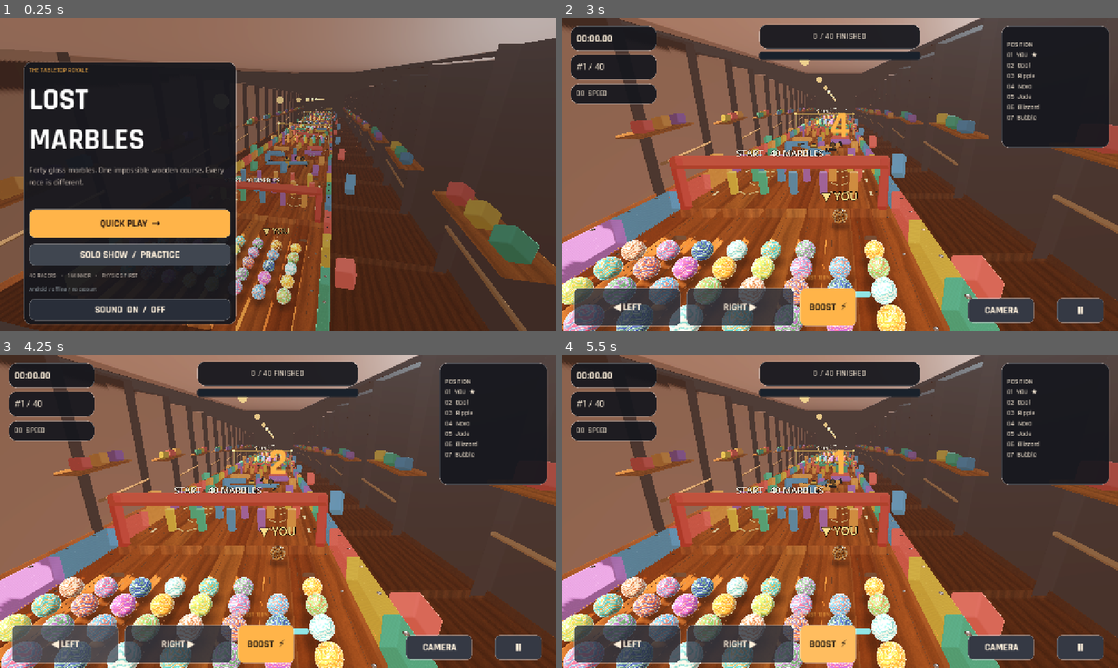
Above: before the commit, frames 1-4 (two rows, left to right).
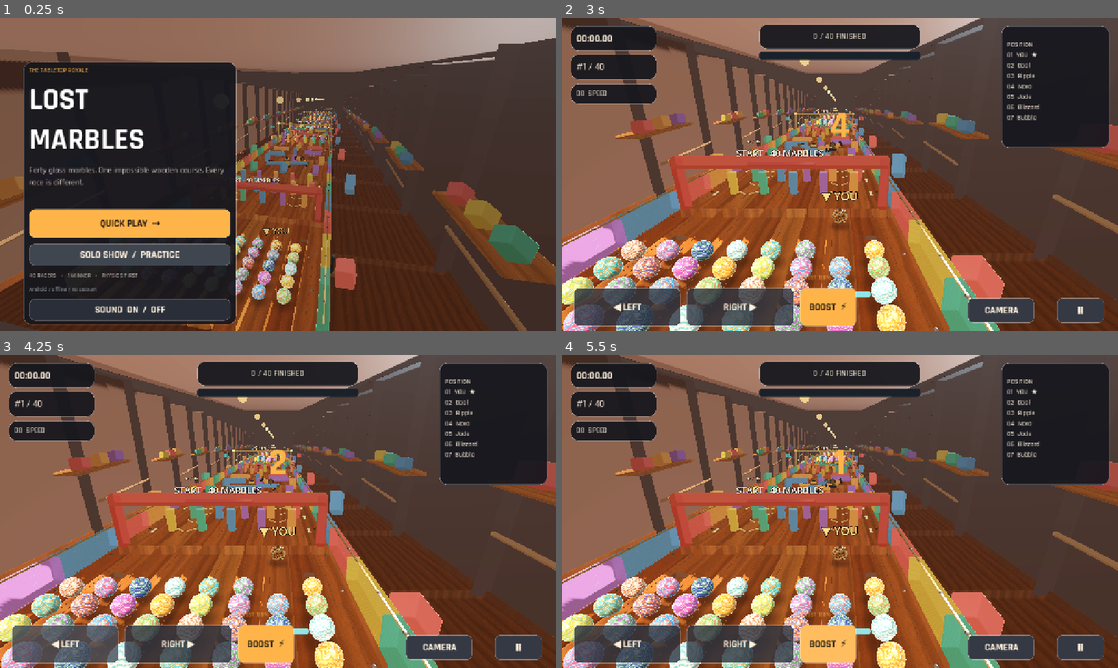
Above: after the commit, the same moments.

Repository: dbrckk/Marble-race-
Game: Godot game, scene res://scenes/main.tscn
The game is run twice, just before and just after one commit, with the same random seed, the same clock (stepped at 60 frames per second) and the same inputs.
Inputs:
- Up to frame 1 (0.25 s): no input
- Up to frame 2 (3 s): click "QUICK PLAY →" at 0.5 s; click "HEAD START JUMP THE GUN" at 1.25 s; click "HEAD START JUMP THE GUN" at 2 s; click "START RACE →" at 2.75 s
- Up to frame 3 (4.25 s): click "◀ LEFT" at 3.5 s
- Up to frame 4 (5.5 s): click "RIGHT ▶" at 4.25 s; click "BOOST ⚡" at 5 s

The runs differ from the first frame. In frame 1, 0.2% of the frame differs, in the area x 42-61%, y 29-98%; in frame 2, 0.7%; in frame 3, 0.7%; in frame 4, 0.7%, in the area x 0-78%, y 29-100%.

Commit message:
v0.7: cinematic marble reflections, brass rails, modular wood bracing and animated race flags

Diff:
--- /dev/null
+++ b/scripts/course_dressing.gd
@@ -0,0 +1,138 @@
+extends Node3D
+## Offline-designed dressing layer for v0.7. Everything here is decorative: no colliders.
+## Shared material/MultiMesh reduces draw calls on low-power GLES Android devices.
+
+const FLAG_SHADER = preload("res://shaders/race_flag.gdshader")
+const SLOPE := 0.085
+const SEGMENTS := 18
+const LEN := 12.0
+const COLORS := [Color("#d95b55"),Color("#f1bc5c"),Color("#59b6ab"),Color("#8299cf")]
+var _gold: StandardMaterial3D
+var _dark: StandardMaterial3D
+var _wood: StandardMaterial3D
+var _flag_materials: Array[ShaderMaterial] = []
+
+func _ready() -> void:
+    _gold = _material(Color("#d4a86a"),0.26,0.65)
+    _dark = _material(Color("#393b3c"),0.43,0.38)
+    _wood = _material(Color("#7a5238"),0.68,0.0)
+    _rail_accents()
+    _modular_bracing()
+    _flags_and_plates()
+
+func _material(color: Color, roughness: float, metallic: float) -> StandardMaterial3D:
+    var m := StandardMaterial3D.new()
+    m.albedo_color = color
+    m.roughness = roughness
+    m.metallic = metallic
+    return m
+
+func _decor_box(name_text: String, position: Vector3, size: Vector3, material: Material, tilt := false) -> MeshInstance3D:
+    var piece := MeshInstance3D.new()
+    piece.name = name_text
+    var mesh := BoxMesh.new()
+    mesh.size = size
+    piece.mesh = mesh
+    piece.material_override = material
+    piece.position = position
+    if tilt:
+        piece.rotation.x = -atan(SLOPE)
+    piece.cast_shadow = GeometryInstance3D.SHADOW_CASTING_SETTING_OFF
+    add_child(piece)
+    return piece
+
+func _rail_accents() -> void:
+    # One batch for all golden upper rail strips. They sit outside the contact surface.
+    var metal := BoxMesh.new()
+    metal.size = Vector3(0.08,0.055,LEN-0.07)
+    metal.material = _gold
+    var batch := MultiMesh.new()
+    batch.transform_format = MultiMesh.TRANSFORM_3D
+    batch.mesh = metal
+    batch.instance_count = SEGMENTS*2
+    var angle := Basis(Vector3.RIGHT,-atan(SLOPE))
+    for section in range(SEGMENTS):
+        var z := 8.0-float(section)*LEN
+        for side in range(2):
+            var pos := Vector3((-1.0 if side==0 else 1.0)*6.855,z*SLOPE+1.23,z)
+            batch.set_instance_transform(section*2+side,Transform3D(angle,pos))
+    var instance := MultiMeshInstance3D.new()
+    instance.name = "GoldRailTopTrim_36Segments"
+    instance.multimesh = batch
+    instance.cast_shadow = GeometryInstance3D.SHADOW_CASTING_SETTING_OFF
+    add_child(instance)
+
+func _modular_bracing() -> void:
+    # No extra geometry on the racing surface: all decoration is underneath / outside.
+    for section in range(0,SEGMENTS,2):
+        var z := 7.0 - section*LEN
+        var y: float = z*SLOPE
+        _decor_box("WalnutCrossBeam_%02d"%section,
+            Vector3(0,y-1.6,z),Vector3(15.7,0.30,0.43),_wood)
+        for side in [-1.0,1.0]:
+            _decor_box("AngledCornerSupport_%d_%02d"%[int(side),section],
+                Vector3(side*7.38,y-0.81,z),Vector3(0.19,1.6,0.36),_dark)
+        # 5mm-like runners below the wood structure.
+        _decor_box("UndersideGoldRivetRail_%02d"%section,
+            Vector3(0,y-1.36,z),Vector3(14.9,0.045,0.13),_gold)
+    for section in range(2,SEGMENTS,3):
+        var z := 8.0 - section*LEN
+        var y: float = z*SLOPE
+        # Side module numbers add navigational texture at a distance.
+        var label := Label3D.new()
+        label.name = "SectionMarker_%02d" % section
+        label.text = "%02d  /  %02d" % [section+1,SEGMENTS]
+        label.font_size = 48
+        label.pixel_size = 0.010
+        label.modulate = Color("#f7deaf")
+        label.outline_size = 5
+        label.billboard = BaseMaterial3D.BILLBOARD_ENABLED
+        label.position = Vector3(-7.84,y+1.82,z)
+        add_child(label)
+
+func _flags_and_plates() -> void:
+    for i in range(3):
+        var z: float = 8.0 - float([4,9,14][i])*LEN
+        var y: float = z*SLOPE
+        for side in [-1.0,1.0]:
+            var x: float = side*7.45
+            _decor_box("FlagStaff",Vector3(x,y+2.82,z),
+                Vector3(0.063,3.0,0.072),_dark)
+            var pin := MeshInstance3D.new()
+            var globe := SphereMesh.new()
+            globe.radius = 0.115
+            globe.height = 0.23
+            globe.radial_segments = 12
+            globe.rings = 5
+            pin.mesh = globe
+            pin.position = Vector3(x,y+4.38,z)
+            pin.material_override = _gold
+            pin.cast_shadow = GeometryInstance3D.SHADOW_CASTING_SETTING_OFF
+            add_child(pin)
+            var cloth := MeshInstance3D.new()
+            cloth.name = "AnimatedSilkPennant_%d" % i
+            var cloth_plane := PlaneMesh.new()
+            cloth_plane.size = Vector2(1.16,0.68)
+            cloth_plane.subdivide_width = 12
+            cloth_plane.subdivide_depth = 6
+            cloth.mesh = cloth_plane
+            var mat := ShaderMaterial.new()
+            mat.shader = FLAG_SHADER
+            mat.set_shader_parameter("cloth_color",COLORS[(i+(0 if side>0 else 2))%COLORS.size()])
+            mat.set_shader_parameter("phase_offset",float(i)*1.29+side*0.6)
+            cloth.material_override = mat
+            cloth.position = Vector3(x+side*0.61,y+3.73,z)
+            cloth.rotation.x = -PI*0.5
+            if side<0.0:
+                cloth.rotation.y = PI
+            cloth.cast_shadow = GeometryInstance3D.SHADOW_CASTING_SETTING_OFF
+            add_child(cloth)
+            _flag_materials.append(mat)
+    # Distinct lacquer plate on start and finish; keeps tracks readable from camera.
+    for n in range(2):
+        var z := 2.25 if n==0 else -195.1
+        var y: float = z*SLOPE
+        var color := COLORS[0] if n==0 else Color("#e7ca7e")
+        var plate := _material(color,0.31,0.20)
+        _decor_box("RaceLogoPlate",Vector3(0,y+2.95,z-0.03),
+            Vector3(3.9,0.13,0.33),plate)
--- a/scripts/game.gd
+++ b/scripts/game.gd
@@ -13,6 +13,7 @@
 const ContactShadows = preload("res://scripts/contact_shadows.gd")
 const LACQUER_SHADER = preload("res://shaders/lacquer.gdshader")
 const MechanismArt = preload("res://scripts/mechanism_art.gd")
+const CourseDressing = preload("res://scripts/course_dressing.gd")
 
 const MARBLE_COUNT := 40
 const SLOPE := 0.085
@@ -269,6 +270,9 @@
     var cosmetic = TrackFX.new()
     cosmetic.name = "PolishedToyDetails"
     board.add_child(cosmetic)
+    var dressing := CourseDressing.new()
+    dressing.name = "ModularBrassAndSilkDressing"
+    board.add_child(dressing)
 
 func _pegs(parent: Node3D, center_z: float, n: int) -> void:
     # Checkerboard of rounded vertical posts, with traversable gaps.
--- a/shaders/marble.gdshader
+++ b/shaders/marble.gdshader
@@ -42,7 +42,14 @@
     float facing = clamp(dot(normalize(NORMAL),normalize(VIEW)),0.0,1.0);
     float fresnel = pow(1.0-facing,3.1);
     vec3 rim_color = mix(vec3(0.65,0.86,1.0),vein_color.rgb,0.40);
-    ALBEDO = mix(clamp(glass,vec3(0.0),vec3(1.0)),rim_color,fresnel*0.58);
+    // Two broad photographic softbox reflections as a cheap fake studio environment.
+    // Reflection moves naturally as the glass marble rolls (no screen-space reflections).
+    vec3 reflected = reflect(-normalize(VIEW),normalize(NORMAL));
+    float softbox_a = pow(max(dot(reflected,normalize(vec3(0.42,0.8,0.36))),0.0),18.0);
+    float softbox_b = pow(max(dot(reflected,normalize(vec3(-0.68,0.23,0.62))),0.0),42.0);
+    vec3 chrome_luster = vec3(0.98,0.94,0.84)*softbox_a*0.33
+                         + vec3(0.78,0.91,1.0)*softbox_b*0.21;
+    ALBEDO = clamp(mix(glass,rim_color,fresnel*0.58)+chrome_luster,vec3(0.0),vec3(1.0));
     ROUGHNESS = mix(0.12,0.056,boost_strength) + layer*0.028;
     METALLIC = 0.03;
     SPECULAR = 0.96;
--- /dev/null
+++ b/shaders/race_flag.gdshader
@@ -0,0 +1,18 @@
+shader_type spatial;
+render_mode unshaded, cull_disabled, depth_draw_opaque;
+
+uniform vec4 cloth_color : source_color = vec4(0.95,0.25,0.28,1.0);
+uniform float phase_offset = 0.0;
+varying float wave_light;
+
+void vertex() {
+    float bend = clamp((VERTEX.x + 0.6)/1.2, 0.0, 1.0);
+    float wiggle = sin(TIME * 3.3 + VERTEX.x * 7.5 + phase_offset);
+    float secondary = sin(TIME * 1.8 - VERTEX.z * 8.0 + phase_offset);
+    VERTEX.y += (wiggle * 0.12 + secondary*0.045) * bend;
+    wave_light = wiggle;
+}
+void fragment() {
+    vec3 cloth = cloth_color.rgb * (0.83 + 0.14 * wave_light + 0.03*sin(UV.x*50.0));
+    ALBEDO = cloth;
+}
--- a/tests/smoke.gd
+++ b/tests/smoke.gd
@@ -28,6 +28,19 @@
     course_fx.pulse_checkpoint(0)
     assert(course_fx.checkpoint_flashes[0] > 1.0, "Checkpoint flash not triggered")
     assert(ResourceLoader.exists("res://assets/audio/sfx/metal_hit_1.ogg"), "Metal impact sound missing")
+    var props: Node = race.board.get_node_or_null("ModularBrassAndSilkDressing")
+    assert(props != null, "Missing v0.7 scenery")
+    assert(props.get_node_or_null("GoldRailTopTrim_36Segments") != null, "Missing batched brass rail details")
+    var flag_count := 0
+    var side_labels := 0
+    for child in props.get_children():
+        if child.name.begins_with("AnimatedSilkPennant"):
+            flag_count += 1
+        if child.name.begins_with("SectionMarker"):
+            side_labels += 1
+        assert(not child is CollisionObject3D, "Decorative art cannot change collisions")
+    assert(flag_count == 6 and side_labels == 6, "Expected six flags and six section indicators")
+    assert(ResourceLoader.exists("res://shaders/race_flag.gdshader"), "Missing animated-flag shader")
     assert(race.race_state == "MENU", "Should start on title screen")
     assert(race.workshop_lamps.size() >= 8, "Workshop lights missing")
     assert(race.audio.spatial_channels.size() == 7, "Impact audio channels missing")
@@ -72,7 +85,7 @@
     race.return_to_menu()
     assert(race.race_state == "MENU", "Menu return failed")
     assert(race.contact_shadows.pool.visible_instance_count == 0, "Menu should release race shadows")
-    print("SMOKE_PASS: 40 racers, rounded kinetic mechanisms, checkpoint flashes, audio, physics, HUD")
+    print("SMOKE_PASS: 40 racers, v0.7 scenery, animated flags, cinematic glass, mechanisms, audio, physics")
     race.queue_free()
     for i in range(4):
         await process_frame
--- a/tests/visual_detail.gd
+++ b/tests/visual_detail.gd
@@ -20,6 +20,17 @@
     var picture = root.get_viewport().get_texture().get_image()
     picture.save_png("user://detail-kinetic.png")
     print("DETAIL_CAPTURE_OK",picture.get_size())
+    game.camera.global_position = Vector3(9.0,game.height_at(-44.0)+8.5,-28.0)
+    game.camera.fov = 62.0
+    game.camera.look_at(Vector3(0.0,game.height_at(-46.0)+2.4,-47.0),Vector3.UP)
+    for light in game.workshop_lamps:
+        light.visible = absf(light.global_position.z + 45.0) < 29.0
+    for i in range(8):
+        await process_frame
+    await RenderingServer.frame_post_draw
+    var flags = root.get_viewport().get_texture().get_image()
+    flags.save_png("user://detail-checkpoint-v07.png")
+    print("CHECKPOINT_CAPTURE_OK",flags.get_size())
     game.queue_free()
     await process_frame
     quit(0)
Not shown, changed: export_presets.cfg
Not shown, added: scripts/course_dressing.gd.uid
Not shown, added: shaders/race_flag.gdshader.uid
Not shown, added: tests/visual_detail.gd.uid
Not shown, changed: README.md
